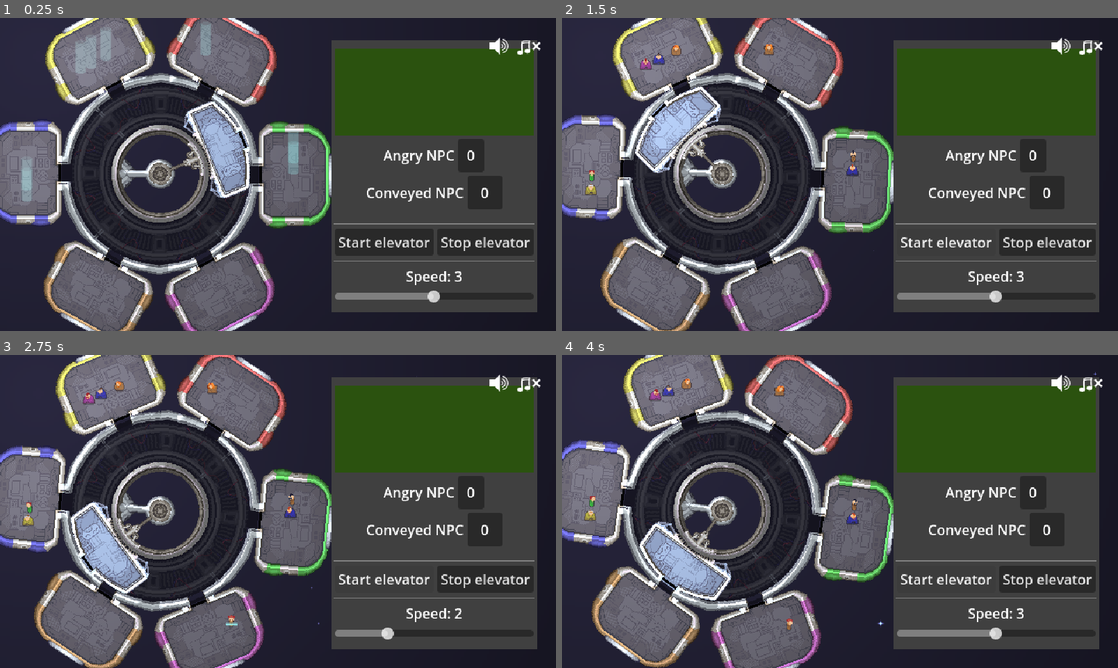
Above: before the commit, frames 1-4 (two rows, left to right).
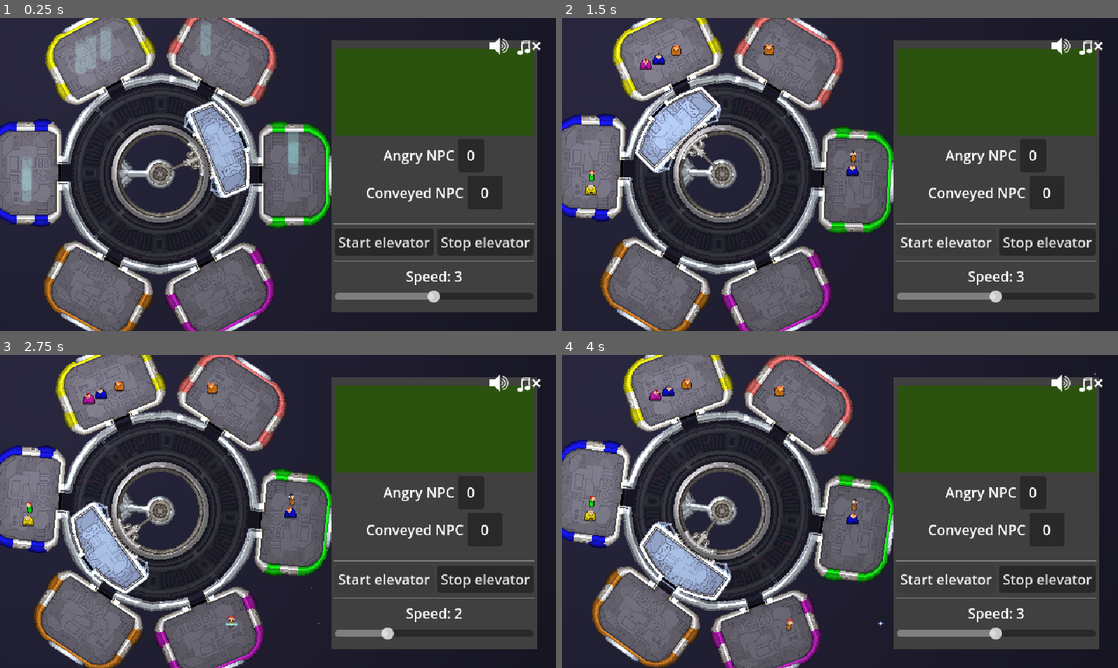
Above: after the commit, the same moments.

Repository: tehelka-gamedev/gmtk-2025
Game: Godot game, scene res://main.tscn
The game is run twice, just before and just after one commit, with the same random seed, the same clock (stepped at 60 frames per second) and the same inputs. The engine's default icon, where the game draws it, is replaced by a stand-in: a white triangle on a blue panel in a dark square. Sound files missing from this copy of the repository are replaced by a short silence.
Inputs:
- Up to frame 1 (0.25 s): no input
- Up to frame 2 (1.5 s): click "Start elevator" at 0.5 s; click "Start elevator" at 1.25 s
- Up to frame 3 (2.75 s): hold Up (ui_up) from 2.03 s (still down); hold Left (decrease_elevator_speed) from 2.03 s (still down)
- Up to frame 4 (4 s): release Up (ui_up) at 2.78 s; release Left (decrease_elevator_speed) at 2.78 s; hold Down (ui_down) 2.78-3.53 s; tap Space (elevator_toggle_movement) at 2.85 s; hold Up (ui_up) from 3.53 s (still down); hold Right (increase_elevator_speed) from 3.53 s (still down)

The runs differ from the first frame. In frame 1, 2.2% of the frame differs, in the area x 0-60%, y 0-100%; in frame 2, 2.6%; in frame 3, 2.5%; in frame 4, 2.6%.

Commit message:
Less transparency when applying colors

Diff:
--- a/godot/scripts/Enum.gd
+++ b/godot/scripts/Enum.gd
@@ -12,18 +12,19 @@
 }
 
 func color_enum_to_rgb(col: NPCColors) -> Color:
+    const alpha: float = 0.9
     match col:
         NPCColors.RED:
-            return Color(1, 0, 0, 0.5)
+            return Color(1, 0, 0, alpha)
         NPCColors.BLUE:
-            return Color(0, 0, 1, 0.5)
+            return Color(0, 0, 1, alpha)
         NPCColors.PINK:
-            return Color(0.8, 0.05, 0.8, 0.5)
+            return Color(0.8, 0.05, 0.8, alpha)
         NPCColors.ORANGE:
-            return Color(0.8, 0.45, 0.05, 0.5)
+            return Color(0.8, 0.45, 0.05, alpha)
         NPCColors.GREEN:
-            return Color(0, 1, 0, 0.5)
+            return Color(0, 1, 0, alpha)
         NPCColors.YELLOW:
-            return Color(0.922, 0.906, 0.0, 0.502)
+            return Color(0.922, 0.906, 0.0, alpha)
         _:
             return Color.WHITE
